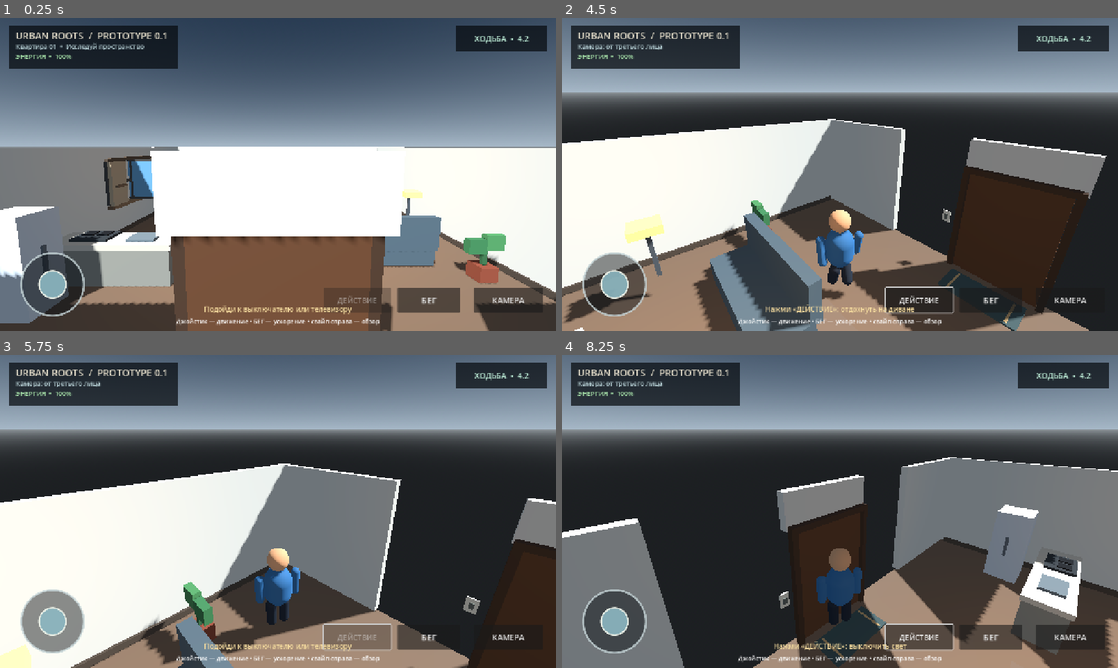
Above: before the commit, frames 1-4 (two rows, left to right).
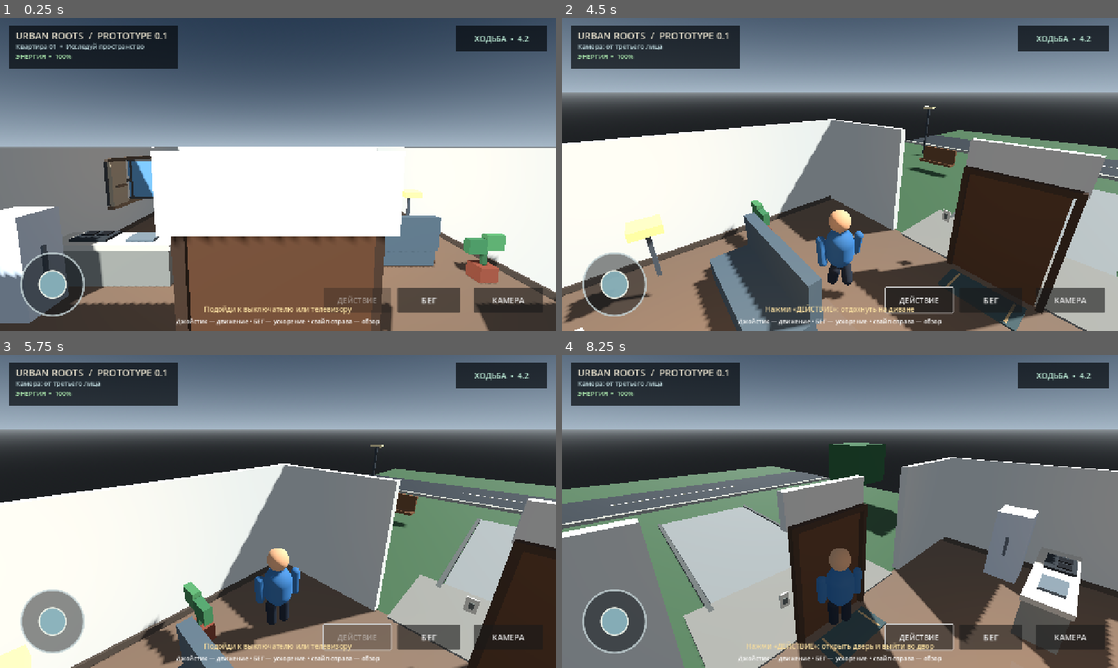
Above: after the commit, the same moments.

Repository: filesgloom-png/URBAN-ROOTS
Game: Godot game, scene res://scenes/main.tscn
Two runs of this game, one before a commit and one after it. Both use one fixed random seed, a clock stepped at 60 frames per second and the inputs below.
Inputs (mouse positions are in pixels of both pictures, inside the frame that each line leads up to):
- Up to frame 1 (0.25 s): no input
- Up to frame 2 (4.5 s): click "КАМЕРА" at 0.5 s; click "БЕГ" at 1.25 s; tap Enter at 2, 4.25 s; drag from (612, 284) to (895, 105) at 2.02 s; click "ДЕЙСТВИЕ" at 2.75 s; tap Space at 3.5 s; drag from (728, 190) to (812, 237) at 3.52 s; move the mouse to (895, 105) at 4.27 s; hold D (move_right) from 4.28 s (still down); tap V at 4.35 s
- Up to frame 3 (5.75 s): release D (move_right) at 5 s; drag from (250, 574) to (111, 464) at 5.02 s
- Up to frame 4 (8.25 s): tap Space at 5.75 s; move the mouse to (1006, 558) at 5.77 s; hold A (move_left) 5.78-6.5 s; tap V at 5.85, 7.35 s; drag from (673, 464) to (756, 433) at 6.52 s; tap Enter at 7.25 s; move the mouse to (867, 511) at 7.27 s; hold S (move_back) 7.28-8 s; click (867, 511) at 7.42 s; drag from (756, 433) to (728, 527) at 8.02 s

The runs differ from the first frame. In frame 1, 0.3% of the frame differs, in the area x 33-68%, y 69-100%; in frame 2, 8.9%; in frame 3, 11%; in frame 4, 18%, in the area x 0-67%, y 28-100%.

Commit message:
Add apartment exit and courtyard starter zone

Diff:
--- a/scripts/main.gd
+++ b/scripts/main.gd
@@ -31,6 +31,8 @@
 var switch_visual: MeshInstance3D
 var tv_screen: MeshInstance3D
 var fridge_visual: MeshInstance3D
+var door_pivot: Node3D
+var door_is_open := false
 var light_is_on := true
 var tv_is_on := false
 var fridge_is_open := false
@@ -105,7 +107,18 @@
 	_box(self, "BackWallBaseboard", Vector3(11.6, 0.16, 0.06), Vector3(0, 0.08, -5.86), Color(0.29, 0.25, 0.21), false)
 	_box(self, "LeftWallBaseboard", Vector3(0.06, 0.16, 11.6), Vector3(-5.86, 0.08, 0), Color(0.29, 0.25, 0.21), false)
 	_box(self, "RightWallBaseboard", Vector3(0.06, 0.16, 11.6), Vector3(5.86, 0.08, 0), Color(0.29, 0.25, 0.21), false)
-	_box(self, "Door", Vector3(1.7, 2.5, 0.08), Vector3(0, 1.25, 5.88), Color(0.34, 0.22, 0.14), false)
+	door_pivot = Node3D.new()
+	door_pivot.name = "ApartmentDoorPivot"
+	door_pivot.position = Vector3(-0.82, 1.25, 5.88)
+	add_child(door_pivot)
+	var door_mesh := BoxMesh.new()
+	door_mesh.size = Vector3(1.7, 2.5, 0.08)
+	var door_visual := MeshInstance3D.new()
+	door_visual.name = "Door"
+	door_visual.mesh = door_mesh
+	door_visual.position = Vector3(0.85, 0, 0)
+	door_visual.material_override = _material(Color(0.34, 0.22, 0.14))
+	door_pivot.add_child(door_visual)
 	_box(self, "DoorFrameLeft", Vector3(0.12, 2.55, 0.14), Vector3(-0.92, 1.27, 5.82), Color(0.25, 0.18, 0.13), false)
 	_box(self, "DoorFrameRight", Vector3(0.12, 2.55, 0.14), Vector3(0.92, 1.27, 5.82), Color(0.25, 0.18, 0.13), false)
 	_box(self, "DoorFrameTop", Vector3(1.95, 0.12, 0.14), Vector3(0, 2.54, 5.82), Color(0.25, 0.18, 0.13), false)
@@ -164,6 +177,21 @@
 	_box(self, "StoveBurnerRight", Vector3(0.26, 0.025, 0.26), Vector3(-4.27, 1.095, 2.38), Color(0.08, 0.09, 0.1), false)
 	_box(self, "SinkBasin", Vector3(0.65, 0.06, 0.45), Vector3(-3.25, 1.04, 2.48), Color(0.38, 0.43, 0.45), false)
 	ceiling_fixture = _box(self, "CeilingLight", Vector3(1.0, 0.08, 0.45), Vector3(0, 3.0, -0.2), Color(0.94, 0.84, 0.64), false)
+	# Exterior starter zone: ground, entrance porch, pavement, street and simple props.
+	_box(self, "OutdoorGround", Vector3(22.0, 0.2, 24.0), Vector3(0, -0.16, 17.0), Color(0.23, 0.34, 0.22))
+	_box(self, "EntrancePorch", Vector3(5.0, 0.12, 2.4), Vector3(0, -0.015, 7.1), Color(0.48, 0.47, 0.43))
+	_box(self, "FrontWalkway", Vector3(3.8, 0.08, 7.5), Vector3(0, -0.035, 11.8), Color(0.48, 0.49, 0.47))
+	_box(self, "WalkwayEdgeLeft", Vector3(0.12, 0.12, 7.6), Vector3(-1.98, -0.01, 11.8), Color(0.31, 0.32, 0.3), false)
+	_box(self, "WalkwayEdgeRight", Vector3(0.12, 0.12, 7.6), Vector3(1.98, -0.01, 11.8), Color(0.31, 0.32, 0.3), false)
+	_box(self, "StreetAsphalt", Vector3(22.0, 0.08, 5.0), Vector3(0, -0.045, 21.0), Color(0.16, 0.18, 0.19))
+	_box(self, "Curb", Vector3(22.0, 0.16, 0.28), Vector3(0, 0.02, 18.35), Color(0.58, 0.57, 0.52))
+	_box(self, "RoadMarking", Vector3(7.0, 0.015, 0.12), Vector3(0, 0.005, 21.0), Color(0.85, 0.82, 0.68), false)
+	_box(self, "CourtyardTreeTrunk", Vector3(0.32, 1.8, 0.32), Vector3(-7.0, 0.8, 11.5), Color(0.3, 0.2, 0.13), false)
+	_box(self, "CourtyardTreeCrown", Vector3(2.2, 2.0, 2.2), Vector3(-7.0, 2.4, 11.5), Color(0.18, 0.35, 0.2), false)
+	_box(self, "CourtyardBenchSeat", Vector3(1.8, 0.12, 0.5), Vector3(5.0, 0.52, 12.5), Color(0.42, 0.28, 0.17), false)
+	_box(self, "CourtyardBenchBack", Vector3(1.8, 0.75, 0.12), Vector3(5.0, 0.9, 12.72), Color(0.42, 0.28, 0.17), false)
+	_box(self, "StreetLampPole", Vector3(0.12, 3.2, 0.12), Vector3(7.5, 1.6, 15.5), Color(0.2, 0.22, 0.23), false)
+	_box(self, "StreetLampHead", Vector3(0.65, 0.14, 0.35), Vector3(7.5, 3.2, 15.5), Color(0.9, 0.8, 0.58), false)
 	ceiling_glow = OmniLight3D.new()
 	ceiling_glow.name = "WarmCeilingGlow"
 	ceiling_glow.position = Vector3(0, 2.85, -0.2)
@@ -374,7 +402,8 @@
 		"tv": player.global_position.distance_to(Vector3(0.1, 1.12, -3.65)),
 		"bed": player.global_position.distance_to(Vector3(-3.4, 0.7, -3.1)),
 		"sofa": player.global_position.distance_to(Vector3(2.8, 0.7, 1.5)),
-		"fridge": player.global_position.distance_to(Vector3(-5.0, 1.0, 3.6))
+		"fridge": player.global_position.distance_to(Vector3(-5.0, 1.0, 3.6)),
+		"door": player.global_position.distance_to(Vector3(0.0, 1.25, 5.65))
 	}
 	var nearest_distance := 2.25
 	for target in distances:
@@ -395,6 +424,8 @@
 				interaction_hint.text = "Нажми «ДЕЙСТВИЕ»: отдохнуть на диване"
 			"fridge":
 				interaction_hint.text = "Нажми «ДЕЙСТВИЕ»: " + ("закрыть холодильник" if fridge_is_open else "открыть холодильник")
+			"door":
+				interaction_hint.text = "Нажми «ДЕЙСТВИЕ»: " + ("закрыть входную дверь" if door_is_open else "открыть дверь и выйти во двор")
 			_:
 				interaction_hint.text = "Подойди к выключателю или телевизору"
 
@@ -431,6 +462,12 @@
 				fridge_visual.material_override = _material(Color(0.42, 0.49, 0.52) if fridge_is_open else Color(0.72, 0.75, 0.76))
 			if is_instance_valid(status_label):
 				status_label.text = "Холодильник открыт" if fridge_is_open else "Холодильник закрыт"
+		"door":
+			door_is_open = not door_is_open
+			if is_instance_valid(door_pivot):
+				door_pivot.rotation.y = -1.35 if door_is_open else 0.0
+			if is_instance_valid(status_label):
+				status_label.text = "Дверь открыта — выходи во двор" if door_is_open else "Входная дверь закрыта"
 	_update_interaction_target()
 
 func _toggle_camera() -> void:
